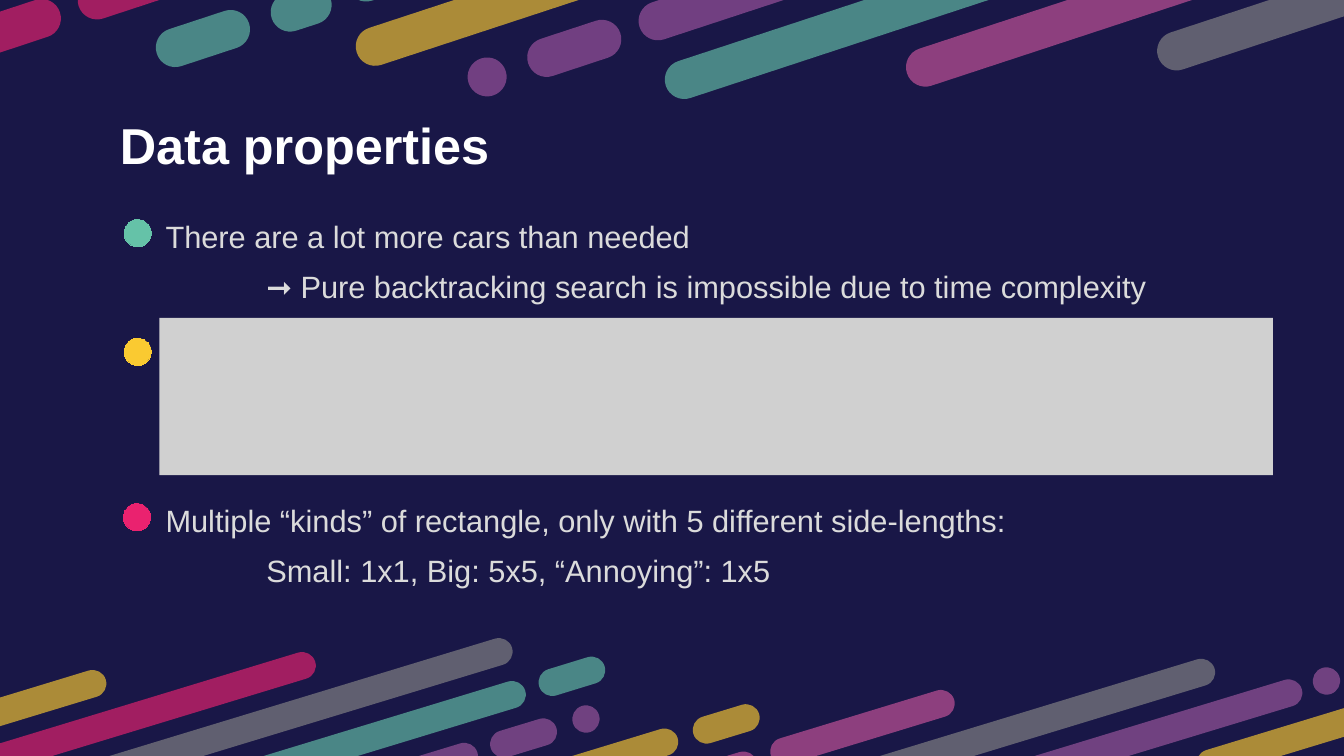
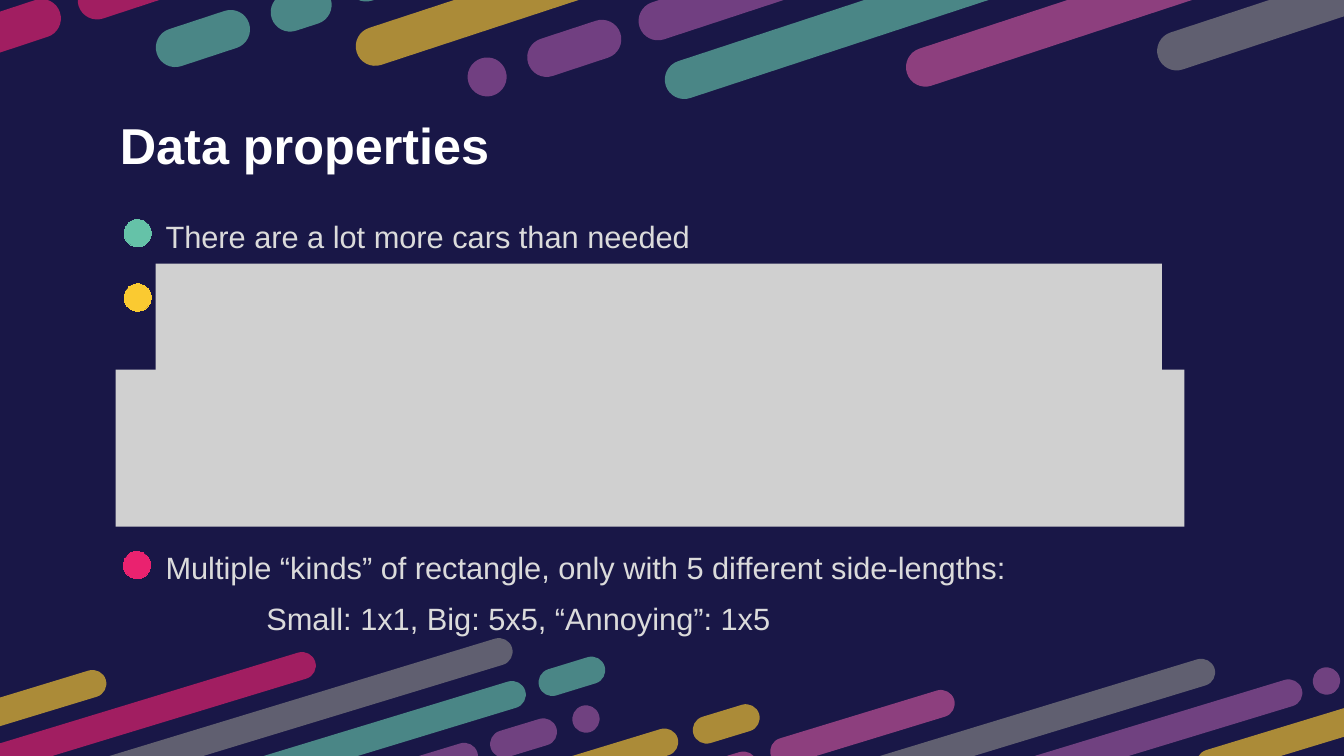
Before and after one commit to htnminh/optimization-project, a slide deck: slide 21 of presentation/General 2D Bin Packing Problem.pptx. Drawn at 1344x756 pixels with LibreOffice and Linux fonts; fonts in the diff are those of the drawing; grey boxes stand for pictures. Boxes give left, top, right and bottom in pixels: in the first picture for what was removed or moved away, otherwise in the second. Text is boxed around its words. In the diff, an @@ line names an element or a change of style, - is before the commit and + after.

```diff
--- a/presentation/General 2D Bin Packing Problem.pptx
+++ b/presentation/General 2D Bin Packing Problem.pptx
@@ picture: place and size @@
-picture at [159,318,1273,475]
+picture at [155,264,1162,370]
@@ freeform shape: place and size @@
-freeform shape at [120,333,156,369]
+freeform shape at [120,280,156,316]
@@ text at [301,275,1146,304]: paragraph removed @@
-➞ Pure backtracking search is impossible due to time complexity
@@ picture added at [116,370,1185,527] @@
@@ text "Multiple “kinds” of rectangle, only ...": place and size @@
-text "Multiple “kinds” of rectangle, only ..." at [166,509,1005,588]
+text "Multiple “kinds” of rectangle, only ..." at [166,556,1005,636]
@@ freeform shape: place and size @@
-freeform shape at [119,500,155,536]
+freeform shape at [119,547,155,583]
```
